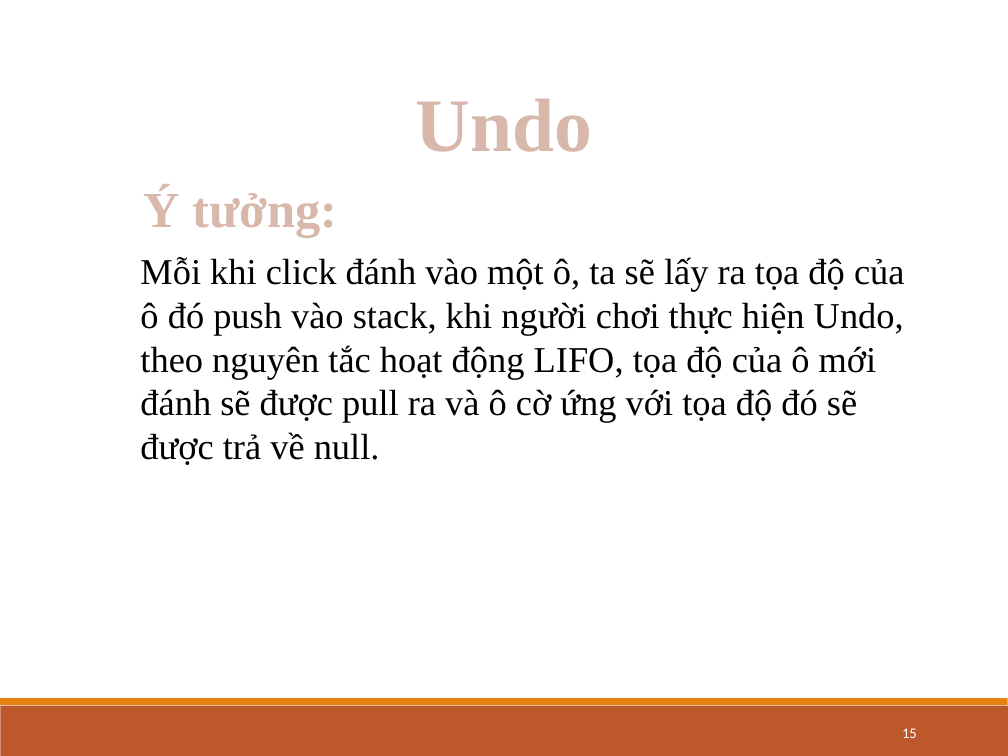
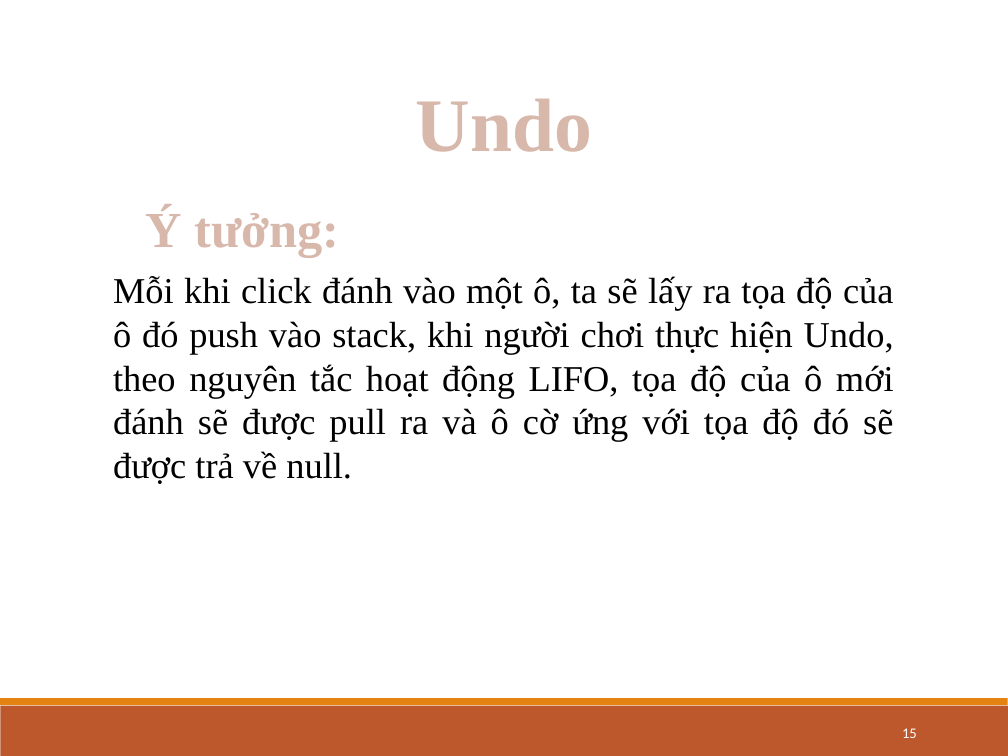
Before and after one commit to DIEMVO/doan1, a slide deck: slide 15 of Báo cáo Đồ án 1 - Game Caro (LAN).pptx. Drawn at 1008x756 pixels with LibreOffice and Linux fonts; fonts in the diff are those of the drawing. Boxes give left, top, right and bottom in pixels: in the first picture for what was removed or moved away, otherwise in the second. Text is boxed around its words. In the diff, an @@ line names an element or a change of style, - is before the commit and + after.

```diff
--- a/Báo cáo Đồ án 1 - Game Caro (LAN).pptx
+++ b/Báo cáo Đồ án 1 - Game Caro (LAN).pptx
@@ text "Ý tưởng:": place and size @@
-text "Ý tưởng:" at (144,188,338,238)
+text "Ý tưởng:" at (146,208,340,258)
@@ text "Mỗi khi click đánh vào ...": place and size @@
-text "Mỗi khi click đánh vào ..." at (140,257,904,465)
+text "Mỗi khi click đánh vào ..." at (113,276,894,484)
@@ text "Mỗi khi click đánh vào ..." at (113,276,894,484): alignment left to justified @@
```
Also in this commit, not shown: 1 slide removed, 9 other files.
